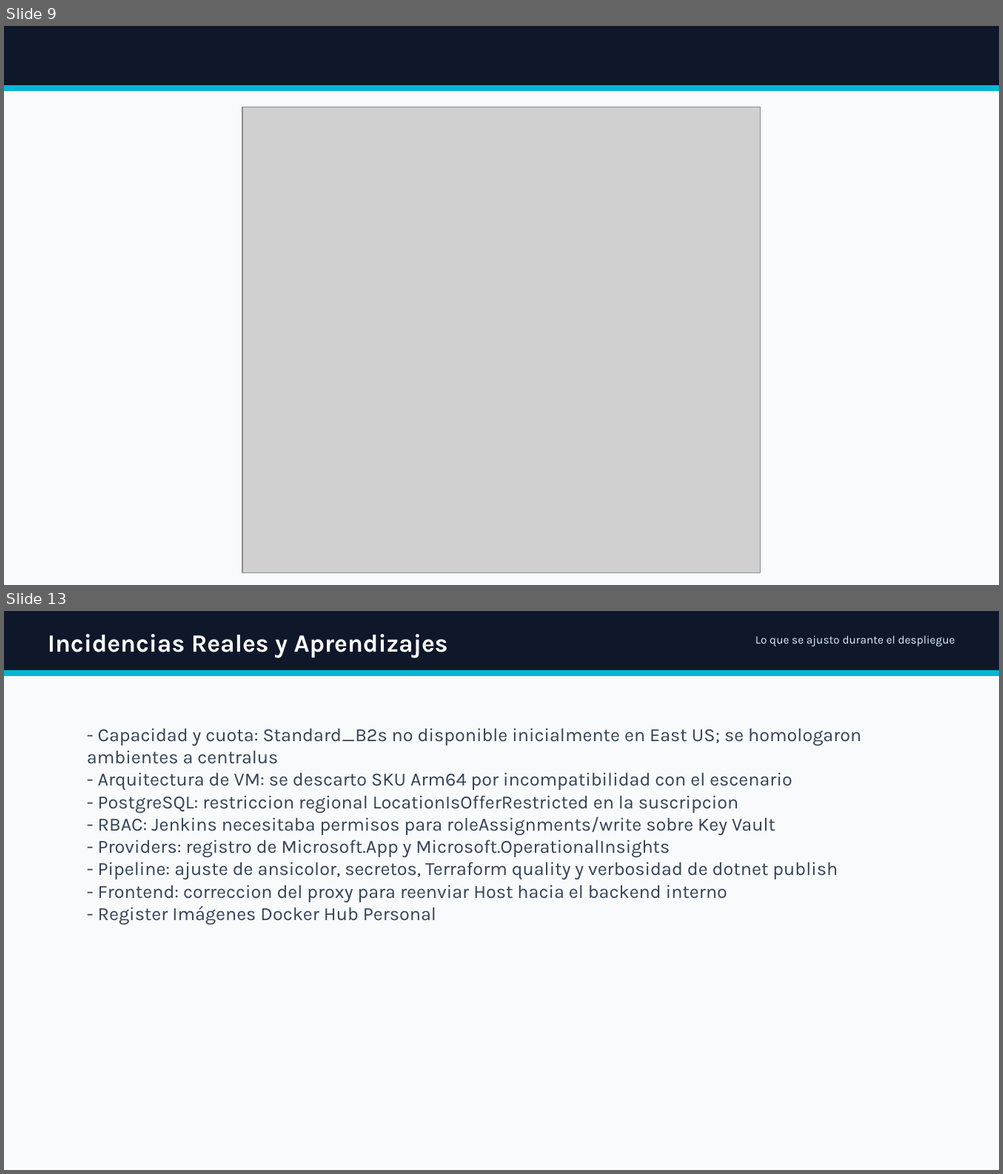
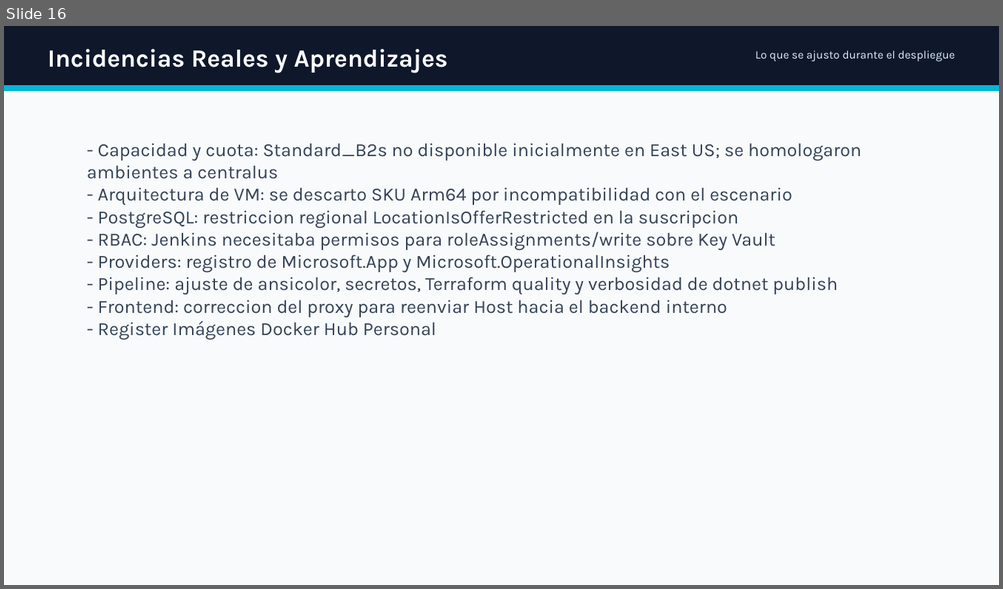
Before and after one commit to ti-devops-diplomado/ti-garantias, a slide deck: docs/Presentacion_Ti_Garantias_DevOps_final_con_gestion_trabajo_github.pptx. Shown one above the other, each under a label of ours: slides 9 and 13 before the commit, slide 16 after it; the slides between them are not shown. The pictures are 1003x1174 and 1003x589 pixels, drawn with LibreOffice and Linux fonts; fonts in the diff are those of the drawing; grey boxes stand for pictures; background and template pictures are left out. Boxes give left, top, right and bottom in pixels: in the first picture for what was removed or moved away, otherwise in the second. Text is boxed around its words. In the diff, an @@ line names an element or a change of style, - is before the commit and + after.

```diff
--- a/docs/Presentacion_Ti_Garantias_DevOps_final_con_gestion_trabajo_github.pptx
+++ b/docs/Presentacion_Ti_Garantias_DevOps_final_con_gestion_trabajo_github.pptx
@@ slide 9 removed at <box>4,26,999,585</box>, background picture (left out); not listed: 1 template element that a slide beside it also shows @@
@@ rectangle removed at <box>4,26,999,585</box> @@
@@ rectangle removed at <box>4,26,999,87</box> @@
@@ rectangle removed at <box>4,87,999,91</box> @@
@@ picture removed at <box>242,107,760,573</box> @@
@@ what was slide 13 is now slide 16 @@
```
Also in this commit, not shown: 3 slides changed, 9 slides added, 5 other slides removed, 5 other files.
